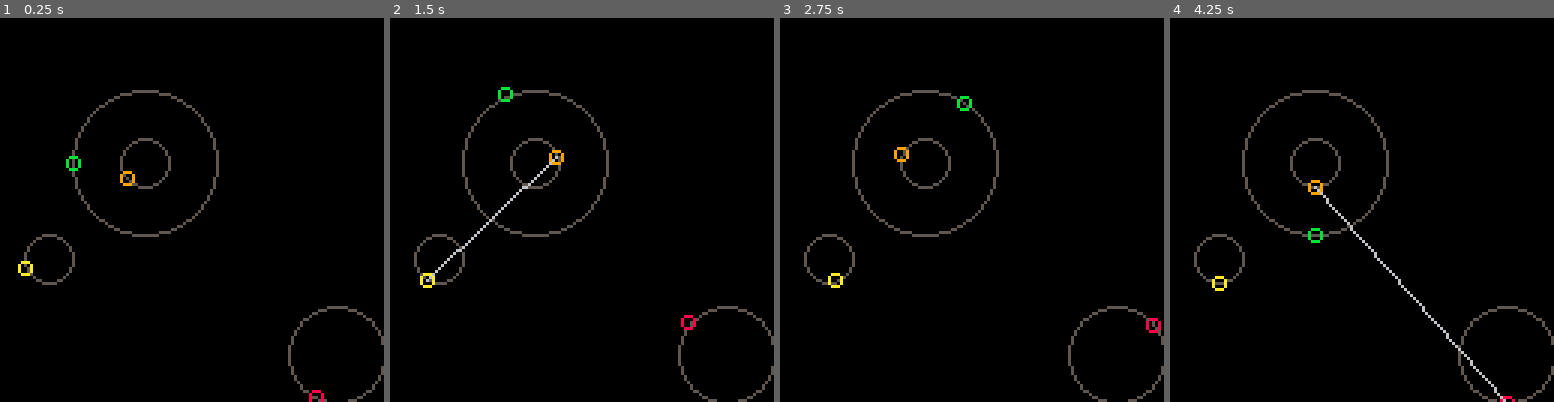
Above: before the commit, frames 1-4 (left to right).
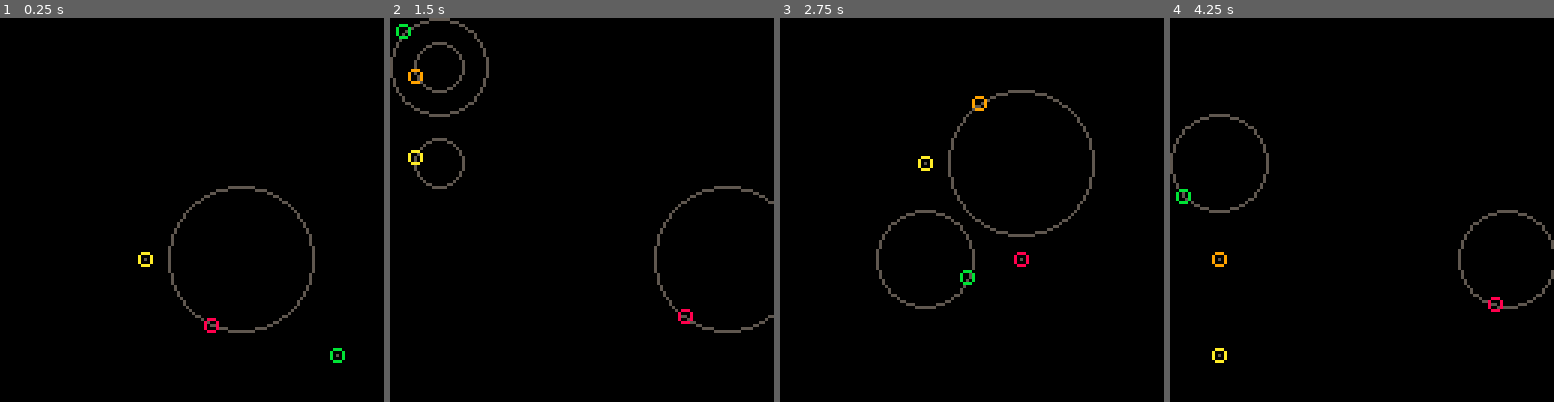
Above: after the commit, the same moments.

Repository: adam-sporka/pico-8-projects
Game: PICO-8 cartridge incomplete/proximity-makes-sound.p8
Same seed, same stepped clock (60 frames per second), same inputs: the game is played once before the commit and once after it.
Inputs:
- Up to frame 1 (0.25 s): no input
- Up to frame 2 (1.5 s): tap X (X key) at 0.33, 1.07 s; tap O (Z key) at 0.7 s
- Up to frame 3 (2.75 s): tap O (Z key) at 1.7, 2.1, 2.5 s; tap X (X key) at 1.85 s
- Up to frame 4 (4.25 s): tap O (Z key) every 0.4 s from 2.9 to 4.1 s; tap X (X key) at 2.97, 4.08 s

The runs differ from the first frame. In frame 1, 3.1% of the frame differs, in the area x 4-100%, y 18-100%; in frame 2, 4.2%, in the area x 0-100%, y 0-100%; in frame 3, 3.7%; in frame 4, 3.7%.

Commit message:
Proximity Makes Sound: X = reinitializes, Z = dumps config to clipboard

Diff:
--- a/incomplete/proximity-makes-sound.p8
+++ b/incomplete/proximity-makes-sound.p8
@@ -18,7 +18,7 @@
 	poke(al,bl)
 	poke(ah,bh)
 	a=0x3200+68*channel+65
-	poke(a,15)
+	poke(a,24)
 	sfx(channel)
 	last_beep_channel=channel
 end
@@ -36,7 +36,7 @@
 function new_link(i1,i2)
 	l={}
 	l.i1,l.i2=i1,i2
-	l.f,l.e,l.d,l.t=0,0,0,false
+	l.f,l.e,l.d,l.t=0,0,0,0
 	add(links,l)
 end
 
@@ -57,7 +57,7 @@
 	d=new_disc( 48, 48, 24,0,2.0)
 	new_link(a,b)
  new_link(b,c)
- new_link(a,d)
+ new_link(c,d)
 end
 
 function random_scene()
@@ -72,9 +72,16 @@
 	end
 end
 
+function reinitialize()
+	discs={}
+	links={}
+	--default_scene()
+	--ragtime()
+	random_scene()
+end
+
 function _init()
-	--random_scene()
-	ragtime()
+	reinitialize()
 end
 
 function get_disc_pos(i)
@@ -139,10 +146,56 @@
 	end
 end
 
+function dump_config_to_clip()
+	r=""
+	for i=1,#discs do
+		d=discs[i]
+		r=r..d.x..","
+		r=r..d.y..","
+		r=r..d.r..","
+		r=r..d.a..","
+		r=r..d.w.."\n"
+	end
+	printh(r,"@clip")
+end
+
 function _update()
 	move()
 	dists()
-end
+	if btnp(4) then
+		dump_config_to_clip()
+	end
+	if btnp(5) then
+		reinitialize()
+	end
+end
+
+-- some fun configurations
+
+-- 112,112,24,27.5,0.5
+-- 16,16,0,55,1
+-- 80,48,0,82.5,1.5
+-- 48,112,16,110,2
+
+-- 80,80,24,77.5,0.5
+-- 112,16,8,155,1
+-- 48,48,0,232.5,1.5
+-- 112,80,24,310,2
+
+-- 48,80,0,125,0.5
+-- 112,80,0,250,1
+-- 48,48,24,375,1.5
+-- 48,112,8,500,2
+
+-- 112,16,8,116.5,0.5
+-- 16,48,24,233,1
+-- 80,16,0,349.5,1.5
+-- 80,112,24,466,2
+
+-- 112,48,16,107,0.5
+-- 48,16,16,214,1
+-- 48,80,16,321,1.5
+-- 48,16,16,428,2
 
 __gfx__
 00000000000000000000000000000000000000000000000000000000000000000000000000000000000000000000000000000000000000000000000000000000
